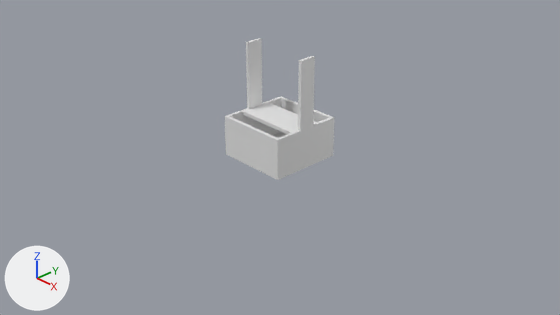
The Blender file Sculptig/Section1/Scene/something crusher.blend, before and after one commit.
One viewpoint serves both versions: the file's camera 'Camera'. The lights are fixed; the arrows at lower left show +X, +Y and +Z.
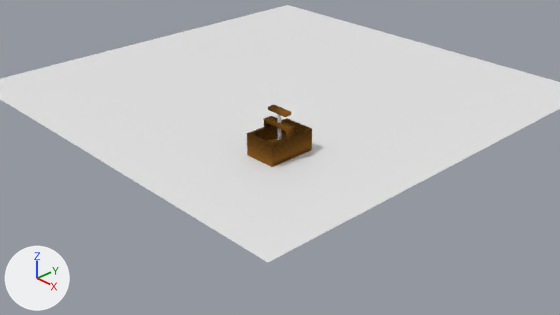
The change, as a diff of the scene's bpy script:
```diff
--- a/Sculptig/Section1/Scene/something crusher.blend.py
+++ b/Sculptig/Section1/Scene/something crusher.blend.py
@@ mat_plank @@
+mat_plank = bpy.data.materials.new('Plank')
+# nodes: BsdfDiffuse, Math, MixShader, OutputMaterial, SeparateXYZ, TexCoord, TexWave, ValToRGB
+# colours: brown #402b11, brown #8c5d26, dark grey #5e5e5e, white #ffffff
@@ mat_plank_002 @@
+mat_plank_002 = bpy.data.materials.new('Plank.002')
+# nodes: BsdfDiffuse, Math, MixShader, OutputMaterial, TexCoord, TexWave, ValToRGB
+# colours: black #291b0b, brown #8c5d26, white #ffffff, dark grey #5e5e5e
@@ mat_plank_001 @@
+mat_plank_001 = bpy.data.materials.new('Plank.001')
+# nodes: BsdfDiffuse, Math, MixShader, OutputMaterial, SeparateXYZ, TexCoord, TexWave, ValToRGB
+# colours: brown #402b11, brown #8c5d26, dark grey #5e5e5e, white #fff2fc
@@ me_cube_002 @@
 # used by ob_cube_002; location = (0.525, 0.0, 0.475); rotation_euler = (0.0, 3.142, 0.0), in degrees (0, 180, 0); scale = (0.5, 0.5, 0.5)
-me_cube_002.from_pydata(...)  # 32 vertices, 24 faces; spans x -0.05..2.15, y -1.1..1.1, z -0.2..1.0
-me_cube_002.materials.append(mat_material)  # white #e7e7e7
+me_cube_002.from_pydata(...)  # 28 vertices, 27 faces; spans x -0.52..0.52, y -0.79..0.79, z -0.38..0.31
+# me_cube_002 part 1: the whole mesh is rebuilt
+me_cube_002.materials.append(mat_plank)
@@ me_cube_005 @@
 # used by ob_cube_001; location = (0.0, 0.0, 0.55); rotation_euler = (0.0, 1.571, 0.0), in degrees (0, 90, 0); scale = (0.5, 0.25, 0.5)
-me_cube_005.from_pydata(...)  # 8 vertices, 6 faces; spans x -0.05..0.05, y -1.0..1.0, z -1.0..1.0
-me_cube_005.materials.append(mat_material)  # white #e7e7e7
+me_cube_005.from_pydata(...)  # 3379 vertices, 3346 faces; spans x -1.79..-0.04, y -0.12..0.12, z -0.06..0.06
+# me_cube_005 part 2: 3379 vertices added at x -1.79..-0.04, y -0.12..0.12, z -0.06..0.06
+# me_cube_005 part 3: 8 vertices removed from x -0.05..0.05, y -1.0..1.0, z -1.0..1.0
+# me_cube_005 part 4: the surface is now shaded smooth
@@ me_cube_006 @@
 # used by ob_cube_003; location = (0.525, 0.0, 1.075); rotation_euler = (0.0, 3.142, 0.0), in degrees (0, 180, 0); scale = (0.5, 0.125, 0.5)
-me_cube_006.from_pydata(...)  # 8 vertices, 6 faces; spans x -0.05..0.05, y -1.0..1.0, z -1.0..1.0
-me_cube_006.materials.append(mat_material)  # white #e7e7e7
+me_cube_006.from_pydata(...)  # 512 vertices, 482 faces; spans x -0.05..0.05, y -0.25..0.25, z -0.37..0.37
+# me_cube_006 part 6: 512 vertices added at x -0.05..0.05, y -0.25..0.25, z -0.37..0.37
+# me_cube_006 part 7: 8 vertices removed from x -0.05..0.05, y -1.0..1.0, z -1.0..1.0
+# me_cube_006 part 8: the surface is now shaded smooth
+me_cube_006.materials.append(mat_plank)
@@ me_cube_007 @@
 # used by ob_cube_004; location = (-0.525, 0.0, 1.075); rotation_euler = (0.0, 3.142, 0.0), in degrees (0, 180, 0); scale = (0.5, 0.125, 0.5)
-me_cube_007.from_pydata(...)  # 8 vertices, 6 faces; spans x -0.05..0.05, y -1.0..1.0, z -1.0..1.0
-me_cube_007.materials.append(mat_material)  # white #e7e7e7
+me_cube_007.from_pydata(...)  # 20 vertices, 18 faces; spans x -0.5..0.5, y -1.0..1.0, z -0.14..0.16
+# me_cube_007 part 5: the whole mesh is rebuilt
+me_cube_007.materials.append(mat_plank_002)
@@ me_plane @@
+me_plane.from_pydata([(-1.0, -1.0, 0.0), (1.0, -1.0, 0.0), (-1.0, 1.0, 0.0), (1.0, 1.0, 0.0)], [], [(0, 1, 3, 2)])
@@ ob_cube @@
-ob_cube = bpy.data.objects.new('Cube', me_cube)
@@ ob_cube_002 @@
 ob_cube_002 = bpy.data.objects.new('Cube.002', me_cube_002)
-ob_cube_002.location = (0.525, 0.0, 0.475)
+ob_cube_002.location = (-0.013, 0.017, 0.155)
 ob_cube_002.rotation_euler = (0.0, 3.142, 0.0)  # degrees (0, 180, 0)
@@ ob_cube_005 @@
+ob_cube_005 = bpy.data.objects.new('Cube.005', me_cube_004)  # a box spanning x -0.05..0.05, y -1.0..1.0, z -0.6..0.6
+ob_cube_005.location = (-0.013, 0.0, 0.13)
+ob_cube_005.rotation_euler = (0.0, 1.571, 0.0)  # degrees (0, 90, 0)
+ob_cube_005.scale = (0.5, 0.25, 0.354)
@@ ob_plane @@
+ob_plane = bpy.data.objects.new('Plane', me_plane)
+ob_plane.location = (-1.861, 1.797, 0.0)
+ob_plane.scale = (3.81, 3.81, 3.81)
```

Where the change shows, as pixel boxes (x1, y1, x2, y2) in the pictures (560 x 315 px):
'Plane', added: after (0, 5, 560, 262)
'Cube.002', reshaped, moved (41% narrower, 41% shorter): before (225, 96, 335, 180); after (247, 118, 312, 167)
'Cube.005', added: after (266, 134, 286, 143)
'Cube', deleted: before (272, 132, 287, 138)
part 2 of me_cube_005, added: after (277, 114, 281, 140)
part 3 of me_cube_005, deleted: before (243, 102, 317, 134)
part 5 of me_cube_007, built on: before (246, 38, 262, 109); after (264, 116, 296, 138)
part 6 of me_cube_006, added: after (268, 105, 291, 117)
part 7 of me_cube_006, deleted: before (298, 56, 315, 131)
